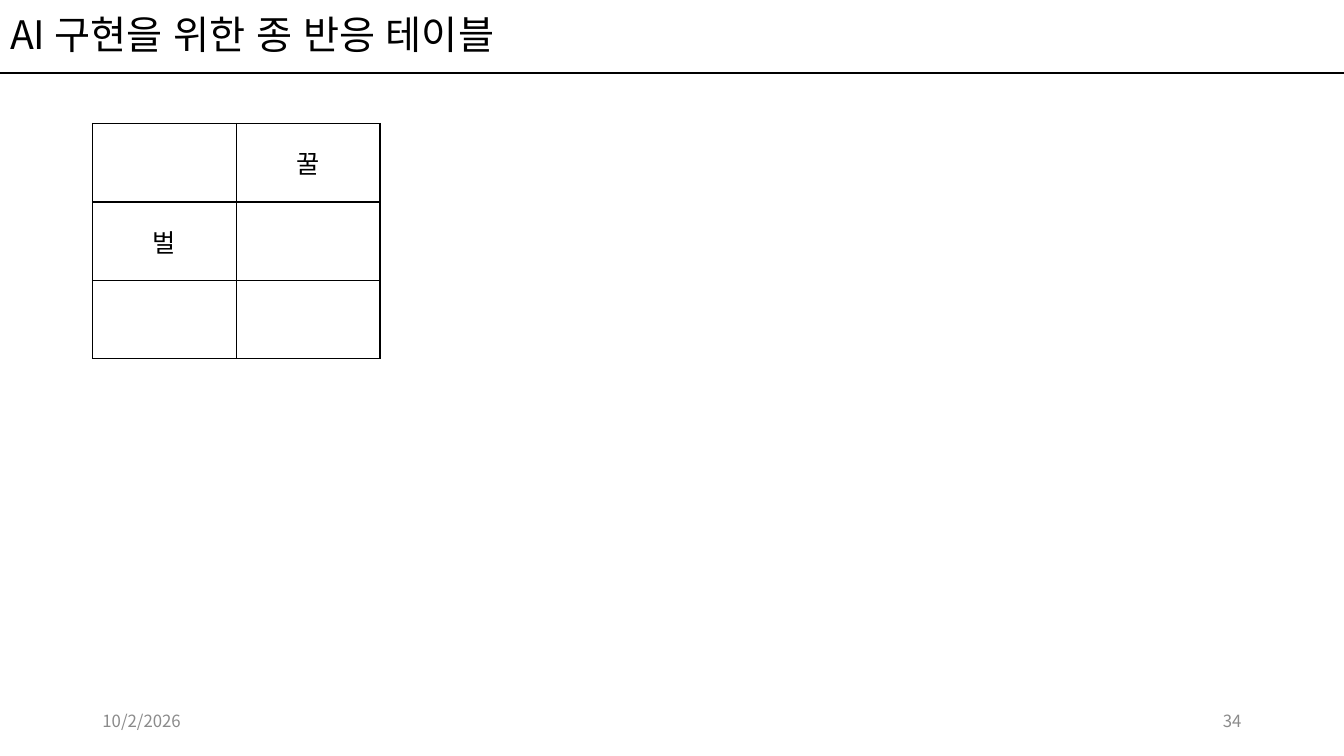
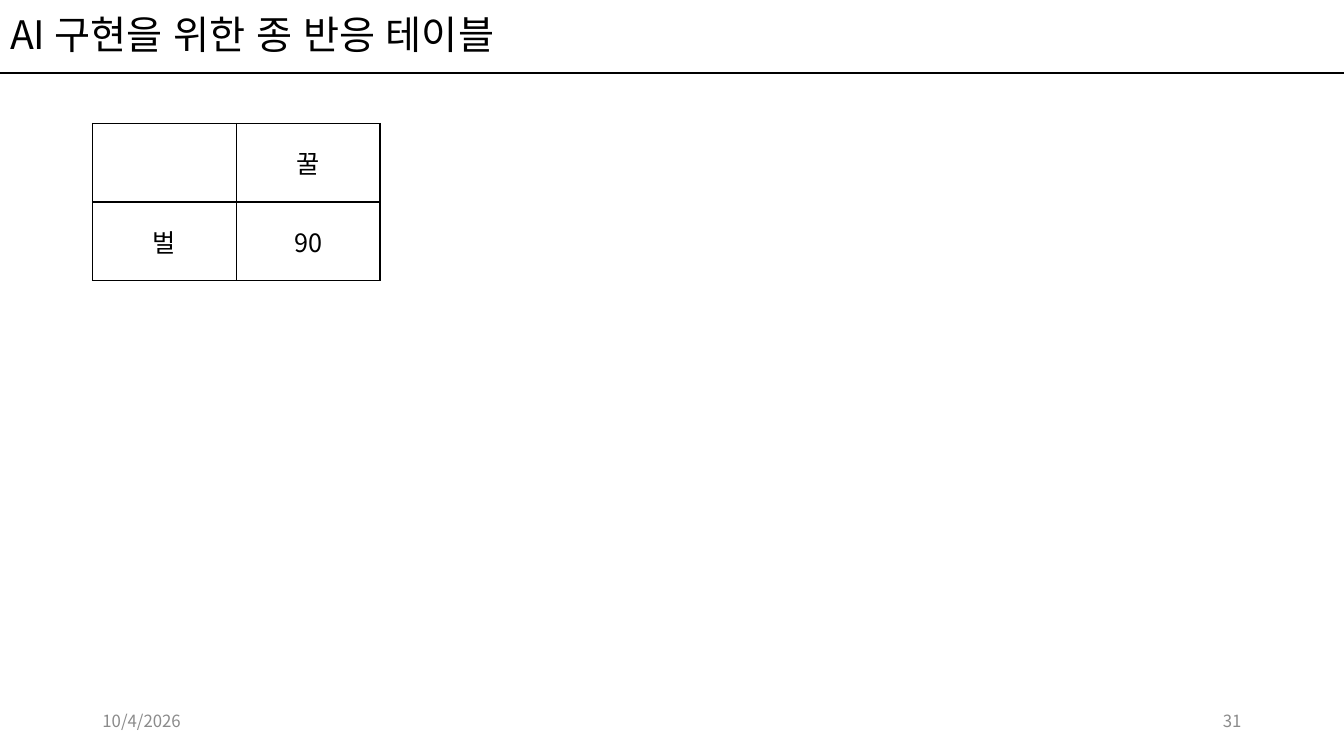
Before and after one commit to kwakyerin/2026_Graduation_Project, a slide deck: slide 31 of documents/HyunahKwon/design/designing/for_teammates/프로토타입_기획.pptx (slide 34 before the commit). Drawn at 1344x756 pixels with LibreOffice and Linux fonts; fonts in the diff are those of the drawing. Boxes give left, top, right and bottom in pixels: in the first picture for what was removed or moved away, otherwise in the second. Text is boxed around its words. In the diff, an @@ line names an element or a change of style, - is before the commit and + after.

```diff
--- a/documents/HyunahKwon/design/designing/for_teammates/프로토타입_기획.pptx
+++ b/documents/HyunahKwon/design/designing/for_teammates/프로토타입_기획.pptx
@@ table at [93, 124, 381, 281] @@
-row 2: 벌 | 
-row 3:  | 
+row 2: 벌 | 90
@@ text at [102, 714, 180, 730]: text changed @@
-10/2/2026
+10/4/2026
@@ page number at [1223, 714, 1242, 727]: text changed @@
-34
+31
```
Also in this commit, not shown: 33 other slides changed, 1 slide added.
